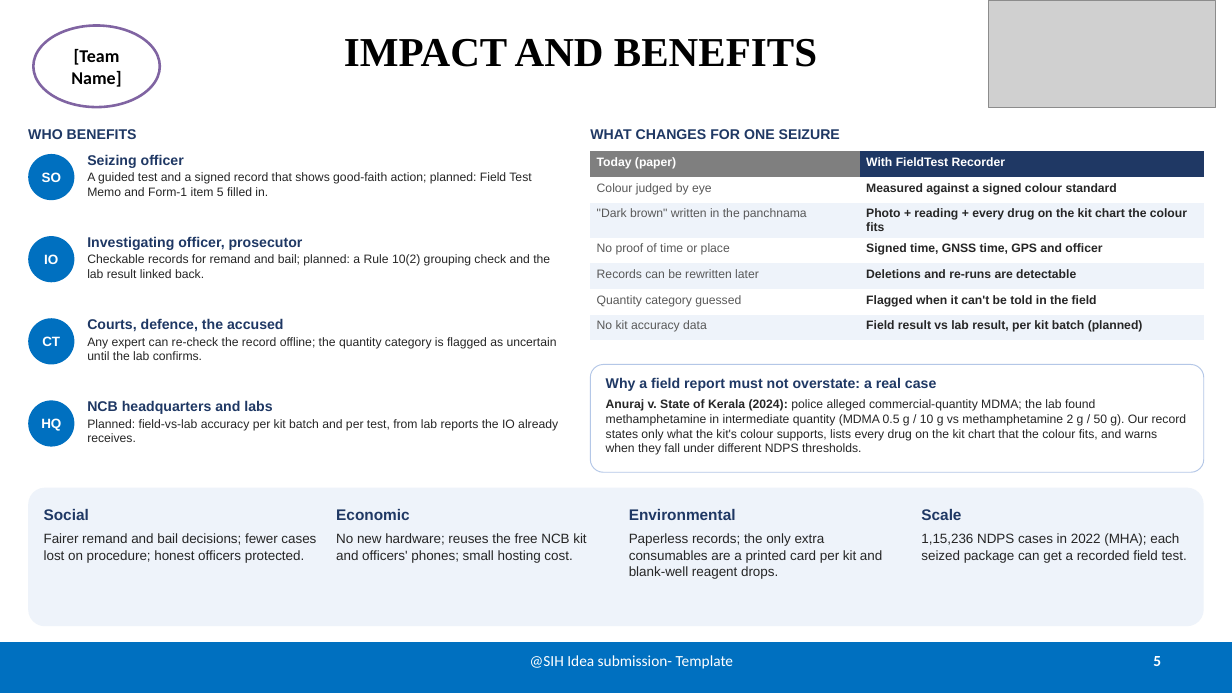
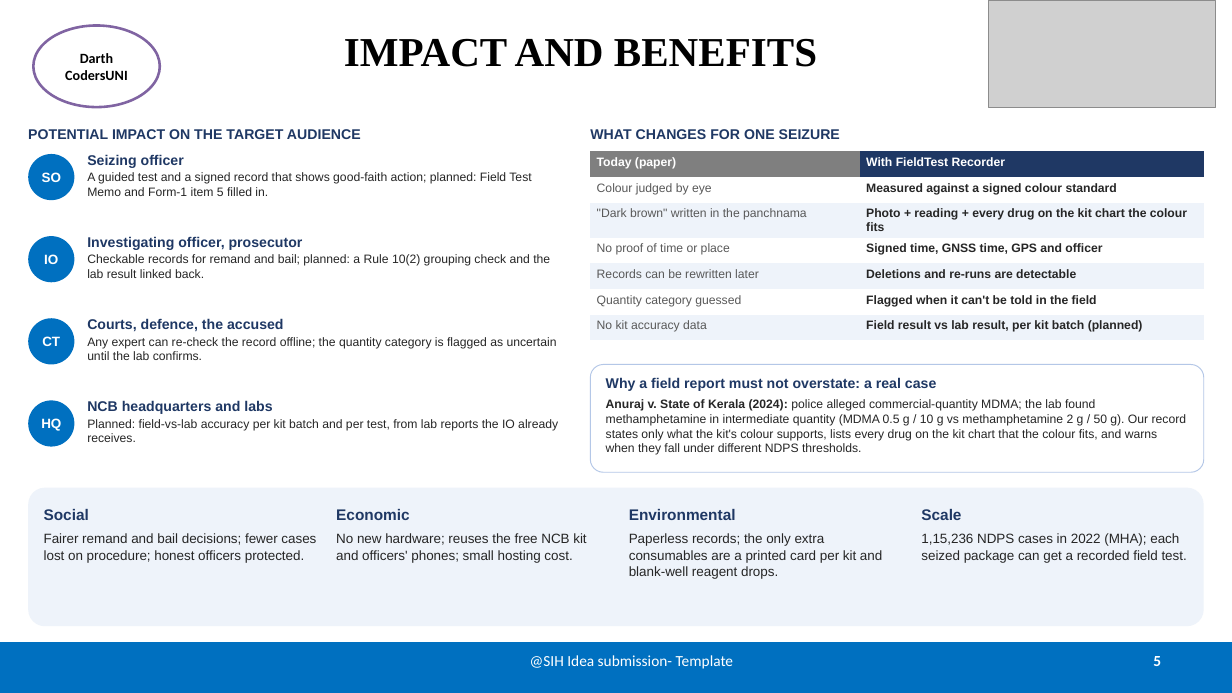
Before and after one commit to Harshith029/fieldtest-recorder, a slide deck: slide 5 of docs/deck/SIH26231_Idea_Submission.pptx. Drawn at 1232x693 pixels with LibreOffice and Linux fonts; fonts in the diff are those of the drawing; grey boxes stand for pictures. Boxes give left, top, right and bottom in pixels: in the first picture for what was removed or moved away, otherwise in the second. Text is boxed around its words. In the diff, an @@ line names an element or a change of style, - is before the commit and + after.

```diff
--- a/docs/deck/SIH26231_Idea_Submission.pptx
+++ b/docs/deck/SIH26231_Idea_Submission.pptx
@@ text in ellipse at (65, 53, 128, 80): text changed; size 14 to 11 pt @@
-[Team Name]
+Darth CodersUNI
@@ text at (28, 129, 361, 139): text changed @@
-WHO BENEFITS
+POTENTIAL IMPACT ON THE TARGET AUDIENCE
```
Also in this commit, not shown: 5 other slides changed, 22 other files.
